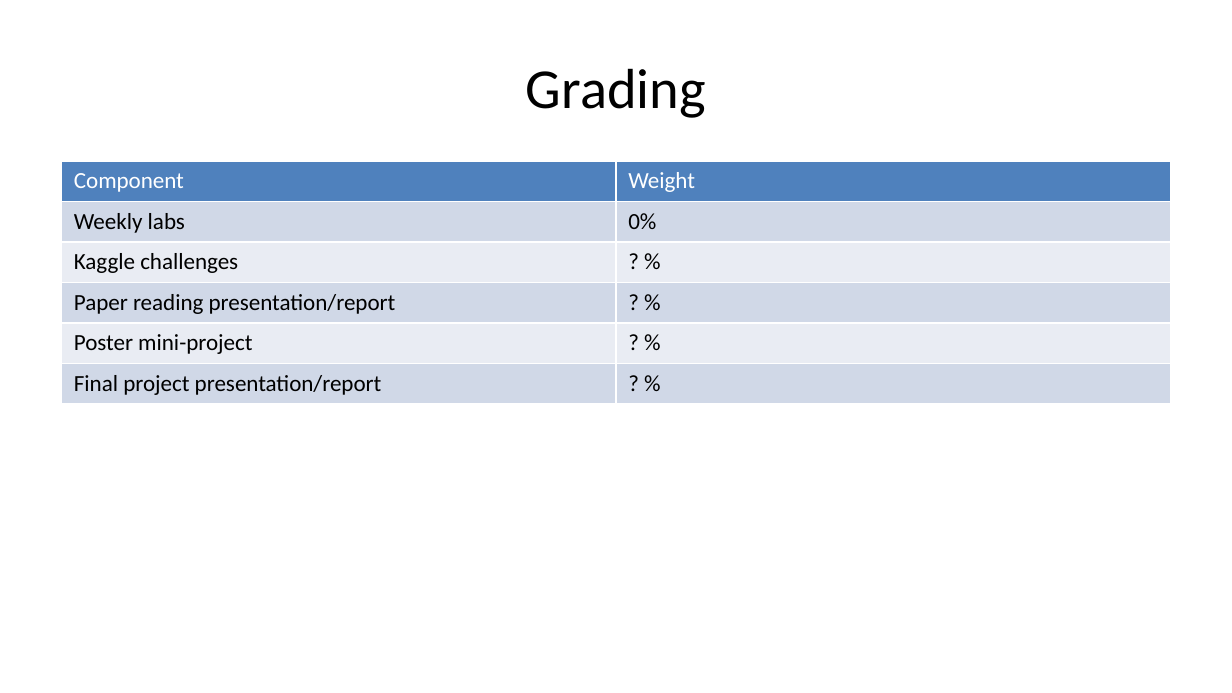
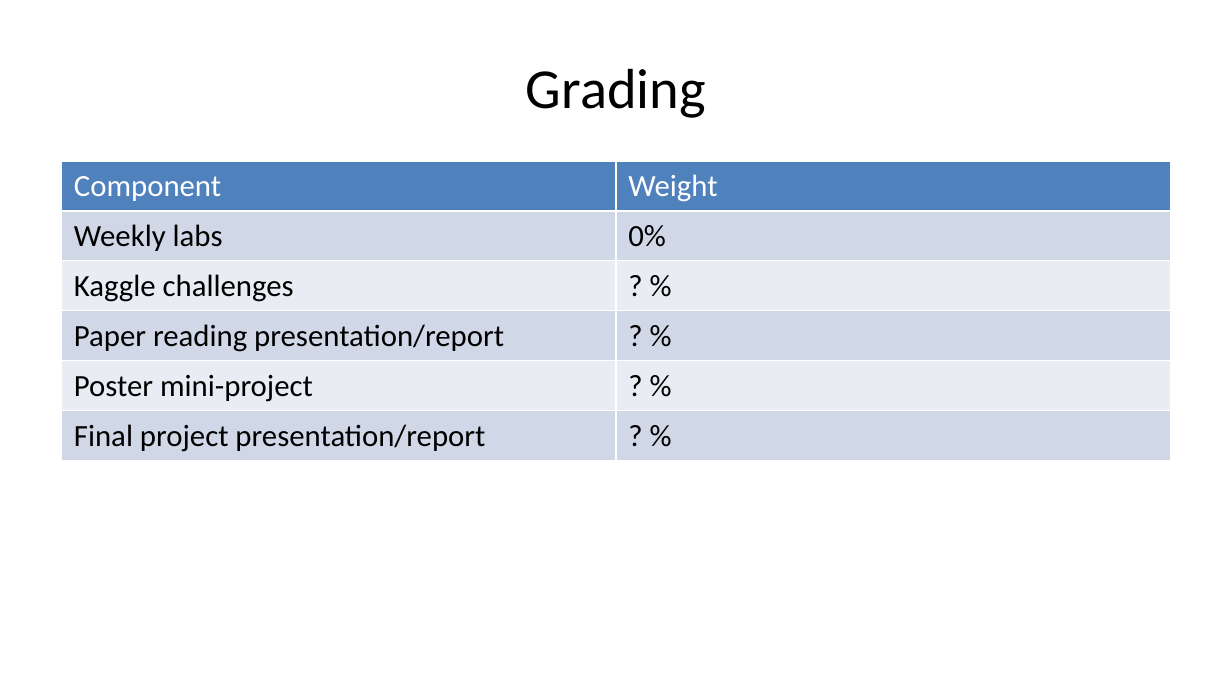
Before and after one commit to pauldubois98/AdcancedTopicsDataScience2026, a slide deck: slide 7 of Course01/slides.pptx. Drawn at 1232x693 pixels with LibreOffice and Linux fonts; fonts in the diff are those of the drawing. Boxes give left, top, right and bottom in pixels: in the first picture for what was removed or moved away, otherwise in the second. Text is boxed around its words. In the diff, an @@ line names an element or a change of style, - is before the commit and + after.

```diff
--- a/Course01/slides.pptx
+++ b/Course01/slides.pptx
@@ table at box(62, 161, 1170, 618) @@
@@ fill #D0D8E7 to #D0D8E8 in 6 cells @@
@@ fill #E9ECF3 to #E9EDF4 in 4 cells @@
@@ size 13.5 to 18 pt @@
@@ borders changed @@
```
Also in this commit, not shown: 29 other slides changed, 1 other file.
